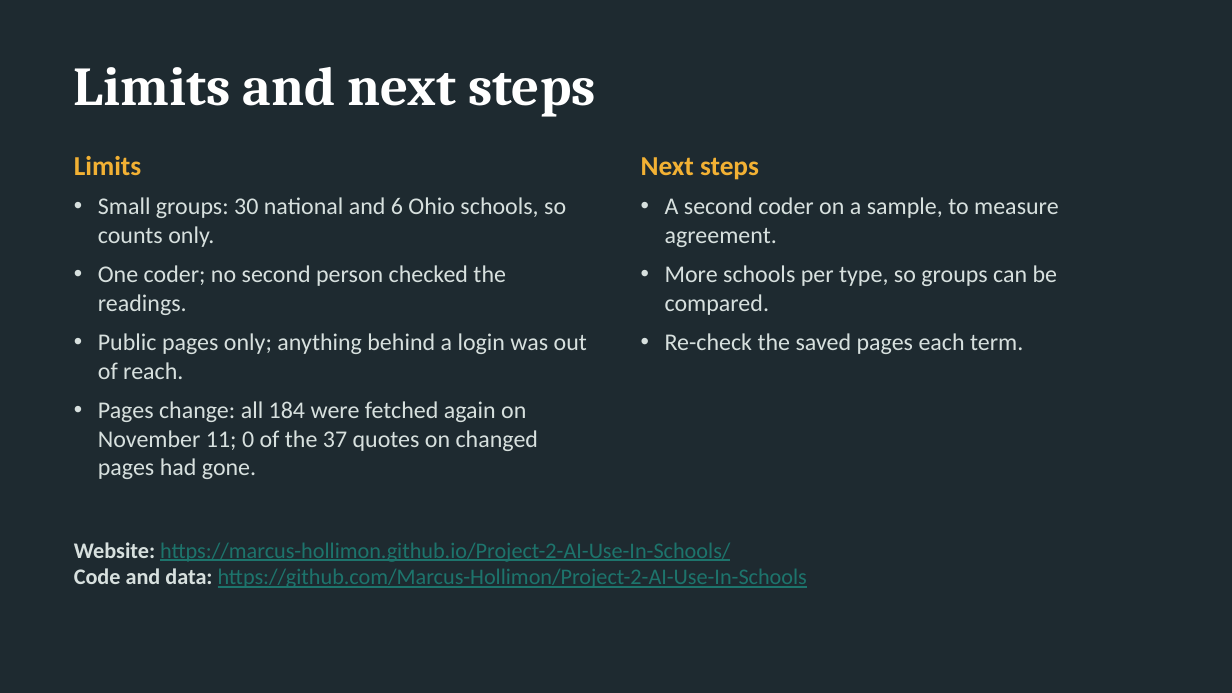
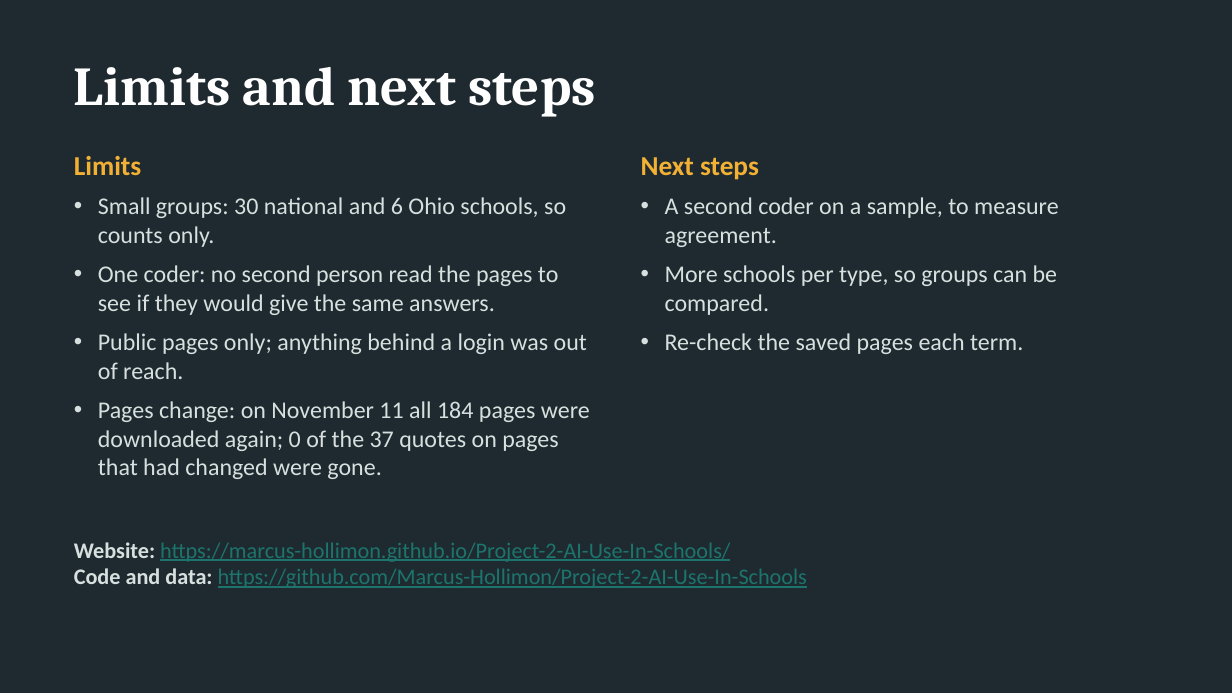
Before and after one commit to Marcus-Hollimon/Project-2-AI-Use-In-Schools, a slide deck: slide 15 of presentation/AI-in-CS-departments.pptx (slide 14 before the commit). Drawn at 1232x693 pixels with LibreOffice and Linux fonts; fonts in the diff are those of the drawing. Boxes give left, top, right and bottom in pixels: in the first picture for what was removed or moved away, otherwise in the second. Text is boxed around its words. In the diff, an @@ line names an element or a change of style, - is before the commit and + after.

```diff
--- a/presentation/AI-in-CS-departments.pptx
+++ b/presentation/AI-in-CS-departments.pptx
@@ text at (98, 265, 558, 315): text changed @@
-• One coder; no second person checked the readings.
+• One coder: no second person read the pages to see if they would give the same answers.
@@ text at (98, 401, 590, 479): text changed @@
-• Pages change: all 184 were fetched again on November 11; 0 of the 37 quotes on changed pages had gone.
+• Pages change: on November 11 all 184 pages were downloaded again; 0 of the 37 quotes on pages that had changed were gone.
```
Also in this commit, not shown: 10 other slides changed, 1 slide added, 3 other files.
